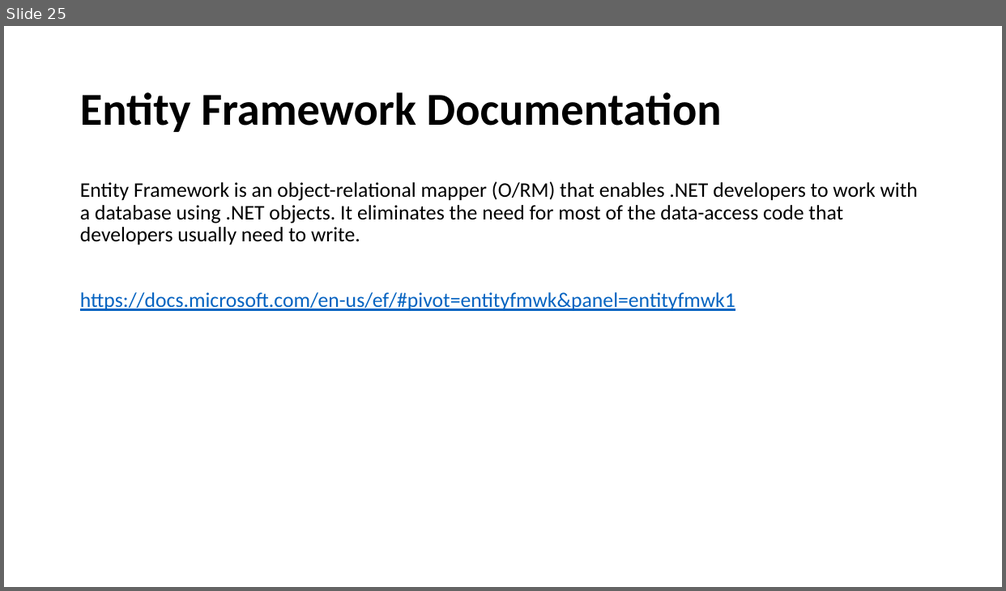
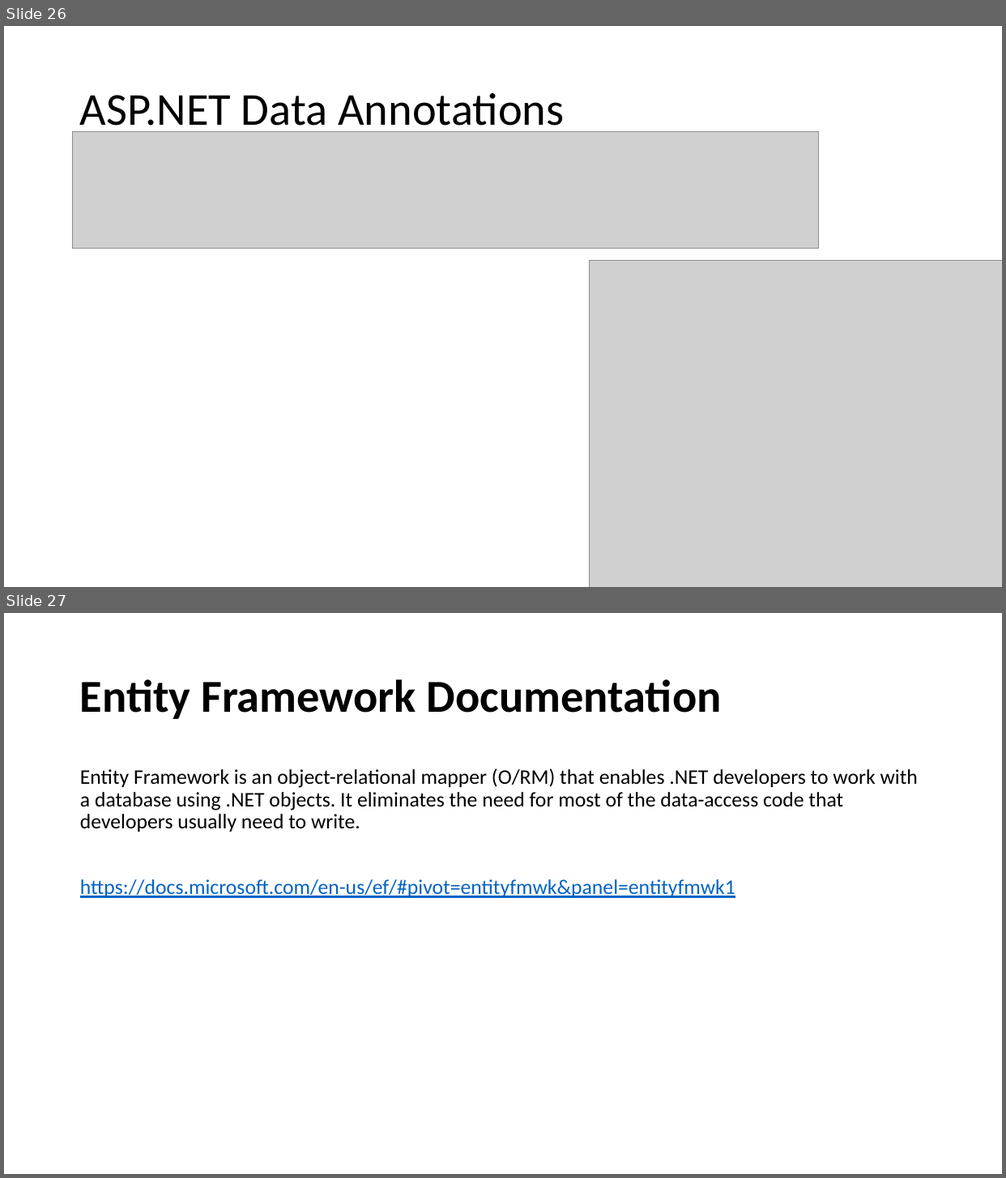
Before and after one commit to karenpayneoregon/VisualStudioEducation, a slide deck: PowerPoint/Working with Visual Studio.pptx. Shown one above the other, each under a label of ours: slide 25 before the commit, slides 26 and 27 after it. The pictures are 1006x591 and 1006x1178 pixels, drawn with LibreOffice and Linux fonts; fonts in the diff are those of the drawing; grey boxes stand for pictures. Boxes give left, top, right and bottom in pixels: in the first picture for what was removed or moved away, otherwise in the second. Text is boxed around its words. In the diff, an @@ line names an element or a change of style, - is before the commit and + after.

```diff
--- a/PowerPoint/Working with Visual Studio.pptx
+++ b/PowerPoint/Working with Visual Studio.pptx
@@ slide 26 added at (x1=4, y1=26, x2=1002, y2=587), background #FFFFFF @@
@@ title added at (x1=80, y1=93, x2=564, y2=135), 44 pt, text #000000 @@
+ASP.NET Data Annotations
@@ picture added at (x1=73, y1=131, x2=819, y2=248) @@
@@ picture added at (x1=590, y1=261, x2=1002, y2=587) @@
@@ what was slide 25 is now slide 27 @@
```
Also in this commit, not shown: 1 other slide added.
